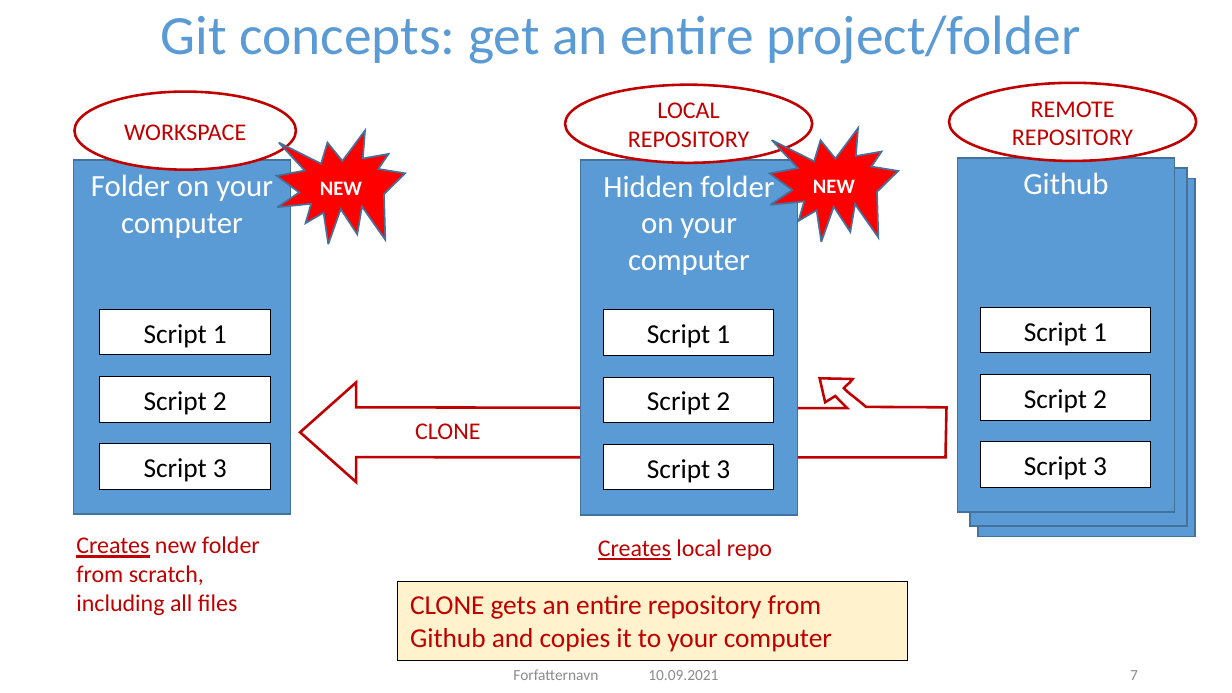
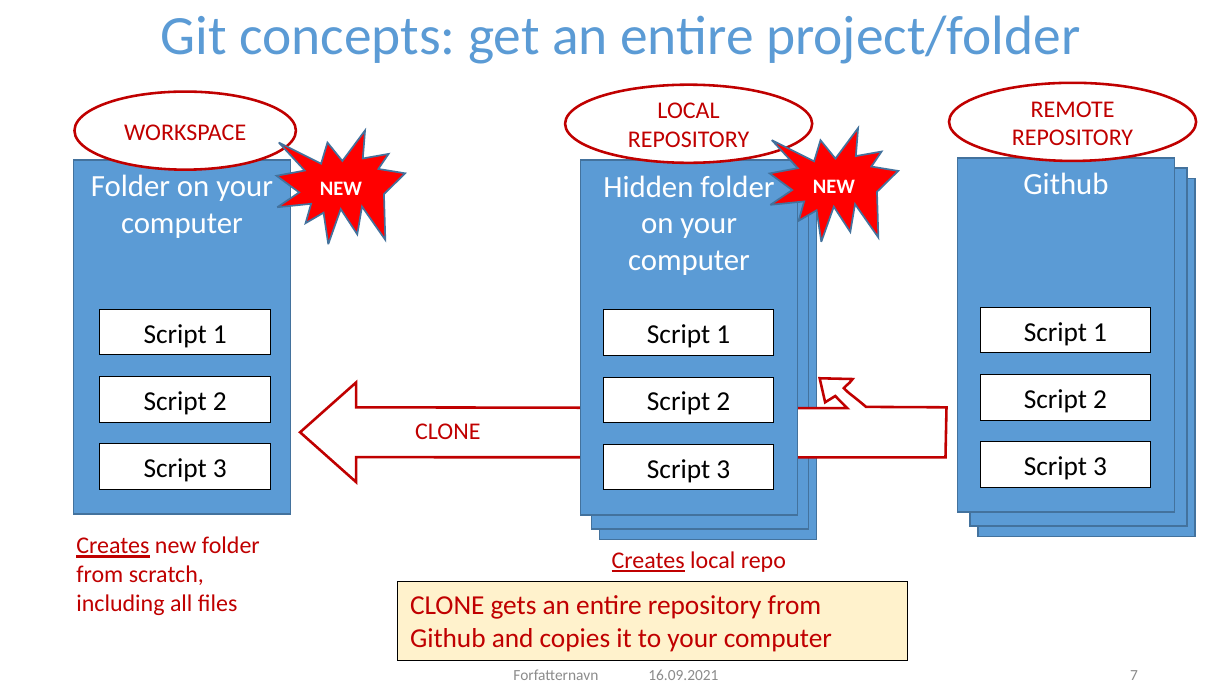
Before and after one commit to NIVANorge/R-Resources, a slide deck: slide 7 of Git concepts.pptx. Drawn at 1232x693 pixels with LibreOffice and Linux fonts; fonts in the diff are those of the drawing; background and template pictures are left out. Boxes give left, top, right and bottom in pixels: in the first picture for what was removed or moved away, otherwise in the second. Text is boxed around its words. In the diff, an @@ line names an element or a change of style, - is before the commit and + after.

Commit message:
Added pages to Github concepts powerpoint

```diff
--- a/Git concepts.pptx
+++ b/Git concepts.pptx
@@ rectangle added at <box>591,171,808,530</box>, fill #5B9BD5, outline #43739E 1 pt @@
@@ rectangle added at <box>600,181,817,540</box>, fill #5B9BD5, outline #43739E 1 pt @@
@@ text "Creates local repo": place and size @@
-text "Creates local repo" at <box>598,539,772,560</box>
+text "Creates local repo" at <box>612,551,786,572</box>
@@ text at <box>648,669,718,680</box>: text changed @@
-10.09.2021
+16.09.2021
```
Also in this commit, not shown: 16 other slides changed, 6 slides added.
